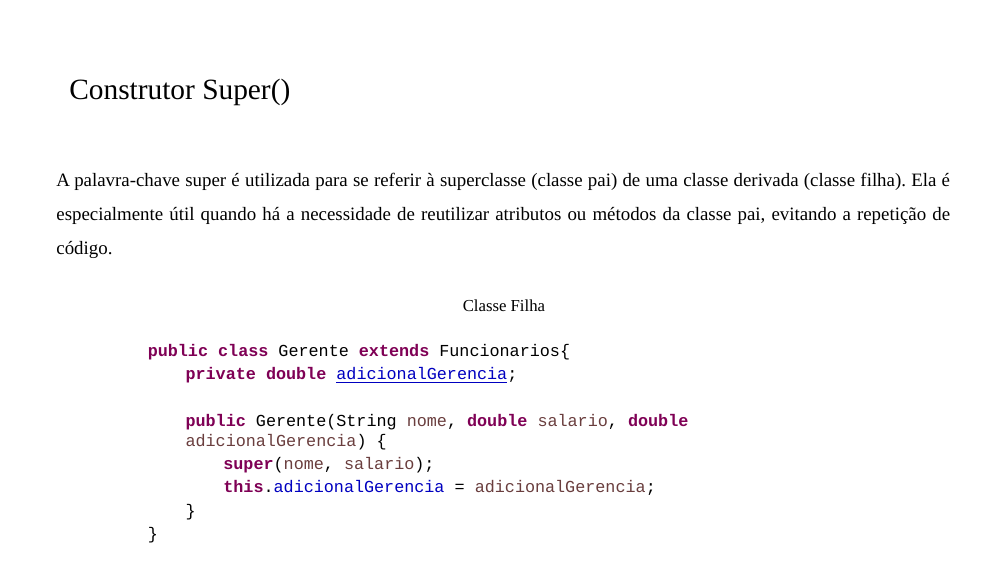
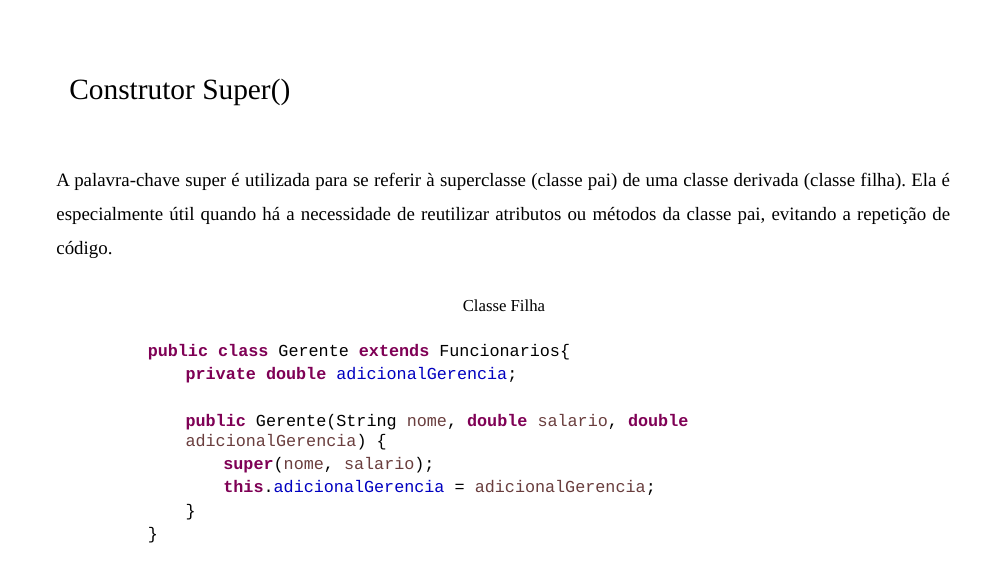
Before and after one commit to PedroMiho/UMC, a slide deck: slide 6 of Projetos de Software/Aula 11 - Herança e Porfimorfismo/Herança e Porlimosfismo.pptx. Drawn at 1008x567 pixels with LibreOffice and Linux fonts; fonts in the diff are those of the drawing; background and template pictures are left out. Boxes give left, top, right and bottom in pixels: in the first picture for what was removed or moved away, otherwise in the second. Text is boxed around its words. In the diff, an @@ line names an element or a change of style, - is before the commit and + after.

```diff
--- a/Projetos de Software/Aula 11 - Herança e Porfimorfismo/Herança e Porlimosfismo.pptx
+++ b/Projetos de Software/Aula 11 - Herança e Porfimorfismo/Herança e Porlimosfismo.pptx
@@ text at <box>186,367,517,383</box>: underline off in "adicionalGerencia;" @@
```
Also in this commit, not shown: 2 slides added, 19 other files.
